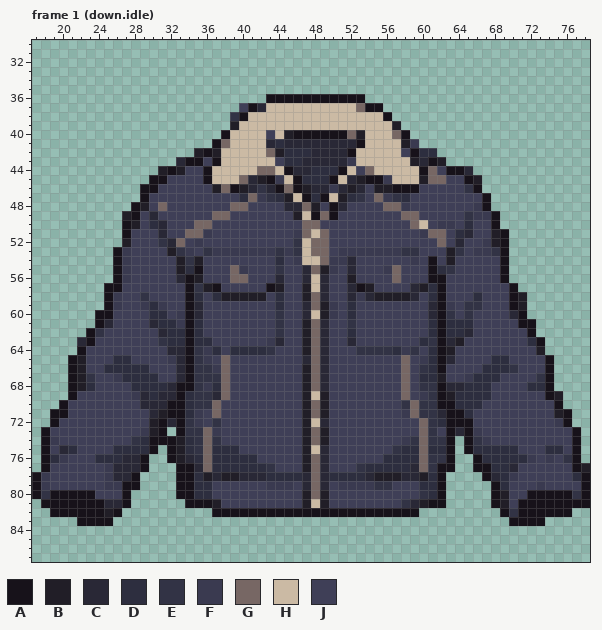
File history of a pixel-art file, assets/source/characters/player-r01/editable/top.center-jacket.aseprite. Above, as it was before the edit.
96x144 pixels, 4 frames. Colours within 5 levels of each other are drawn and written as one. Shown: frame 1 (down.idle): x 17..78, y 30..87. The commit also changed other frames, which this record leaves out.
Palette (. is transparent): A #17121a  B #211e27  C #292836  D #2d2e3f  E #323345  F #3a3a50  G #776764  H #cbbaa4  J #3f3f57
And afterwards:
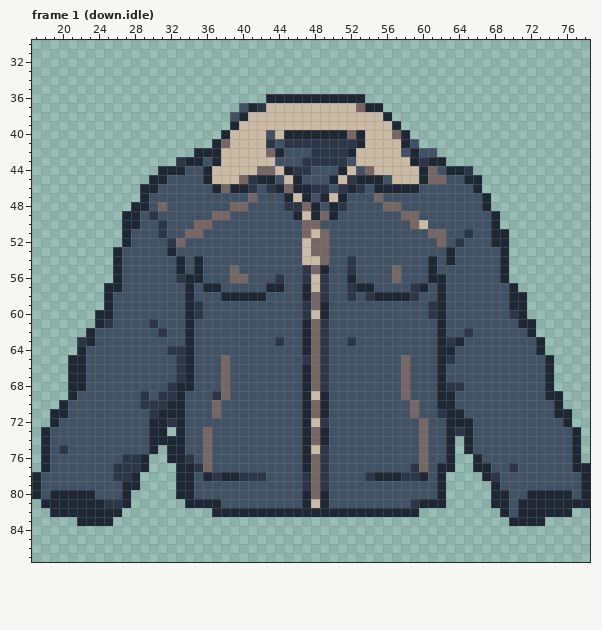
From old to new:
colour A: #17121a -> #1e2835
colour C: #292836 -> #2b3747
colour J: #3f3f57 -> #415265
Changed rows in their new state; - is a pixel that keeps its letter.
Frame 1 (down.idle):
first column x 18:
38 ---------------------J---------------------------------------
39 ---------------------A-----------------A---------------------
40 ---------------------------A-------A-------------------------
41 --------------------------J-------------AJ-------------------
42 -----------------A-A------AJJJ------------JJ-----------------
43 ---------------------------JJ-----J------A--A----------------
44 -------------A-A--------------JJJ----------------------------
45 ------------------------A-J--JJJ---A--J---A-----A------------
46 -------------------A--A-J----A--J-A--AA--------J-------------
47 ----------------------J-JJJA--J--AJJ--JJJ--------------------
48 -----------A------------------A---------J-------J------------
49 ---------A------------------A------------------JJJ-----------
50 ----------A-J-------------------------------JJ-J-------------
51 ------------------J---------J-------------J---J---A----------
52 ---------A---J---J----------J--------------------JA----------
53 ---------J----AJJ-JJJJJJJJJJJ----JJJJJJJJJ---AJ-JJJ----------
54 ---------J-----AJA--------J-J---JJ-------J---A---------------
55 ---------J-----AJ-----J---J----AJ-----J-----JJ---------------
56 ---------J-------A----------------A--------------------------
57 -----------------JA-------A--A------A-----AJ-----------------
58 --------J--J-----J-JAAAAA-J--A-----J-AAAA--J----J----A-------
59 --------J--JJJ------------J----AJ-J----------J-JJ----A-------
60 ------------JJ-J----------J----AJ-J----------J-J-------------
61 -------------JJJ-J--------J--A----J--------J-JJJ-------------
62 ------J-------JJ-J--------J--A----J--------J-JJ--------------
63 -------------JJJ-JJ------J---A------------JJ--A-------J------
64 -----------------JJJ-JJJJJ---A-----JJJJJJJ-J-A---------A-----
65 ----A---JJ----J--JJ-----------------------JJ------JJ---------
66 ----A--JJJJJ-----JJJ---------A------------JJ-----JJJJ--------
67 ----AJ--JJJJJ----JJJ---------A------------JJA--JJJJ----J-----
68 ----AJ----JJJJ---JJJ---------A------------JJ---JJJ----JJ-----
69 ----------J-J---JJJ----------A-A----------JJ-AJJJJ-------A---
70 ----------------JJJ----------A-A--------J-JJ--JJJ------------
71 -------------A--JJ-----------A-A--------J-JJ---J---------A---
72 ------------A---JJ-J---------A-------------JJ------------J---
73 -----------JA---JJ-J---------A-A-----------J----J------------
74 -J--------JJ---AJJ-J---------A-A--------JJ-JJ---JJ-----------
75 ---J----JJJJ---AJJ-JJJ-------A---------JJJ-JJ---JJJJJ---JJ---
76 -JJ---JJJ------A-J-JJJJJ-----A--------JJJJ-JJ----JJJJJJ-J-J--
77 -------J-----------JJJJJJJ---A-----JJJJJJ--J------JJ--------A
78 J------J---------JA-AA---JJJJ---JJJJ-AAA--AJ-------JJ------J-
79 J------JJ--------JJ------JJJ-----JJJJJJ---JJ-------J---J-----
80 J----------------JJ----------A-A----------JJ-------A-------J-
81 -------------------A---------A-A--------J-A--------A---------
82 -------A--------------------------------------------J--------
Changed places in both pictures, as pixel boxes (x1, y1, x2, y2):
changed: (32, 94, 590, 526)
